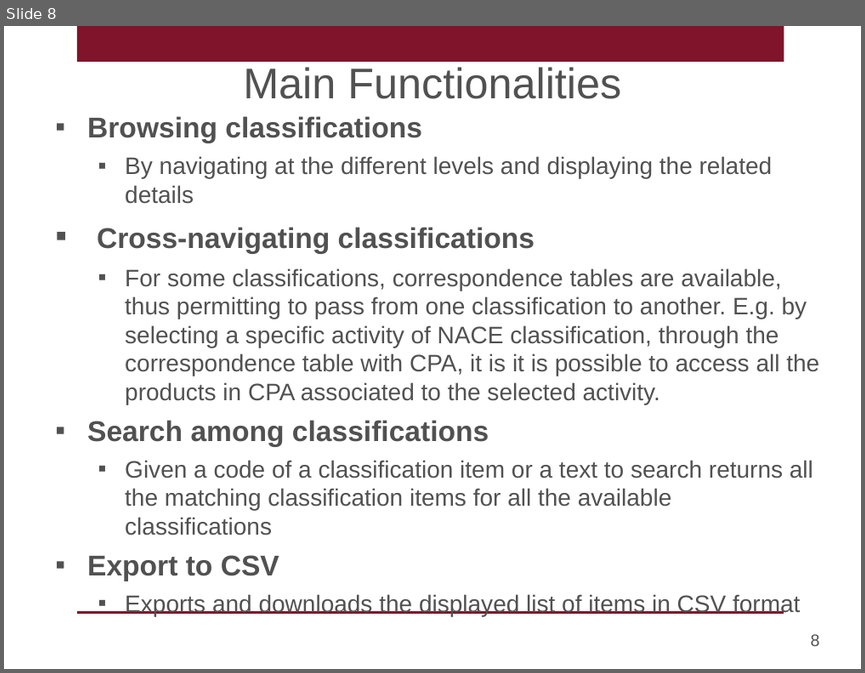
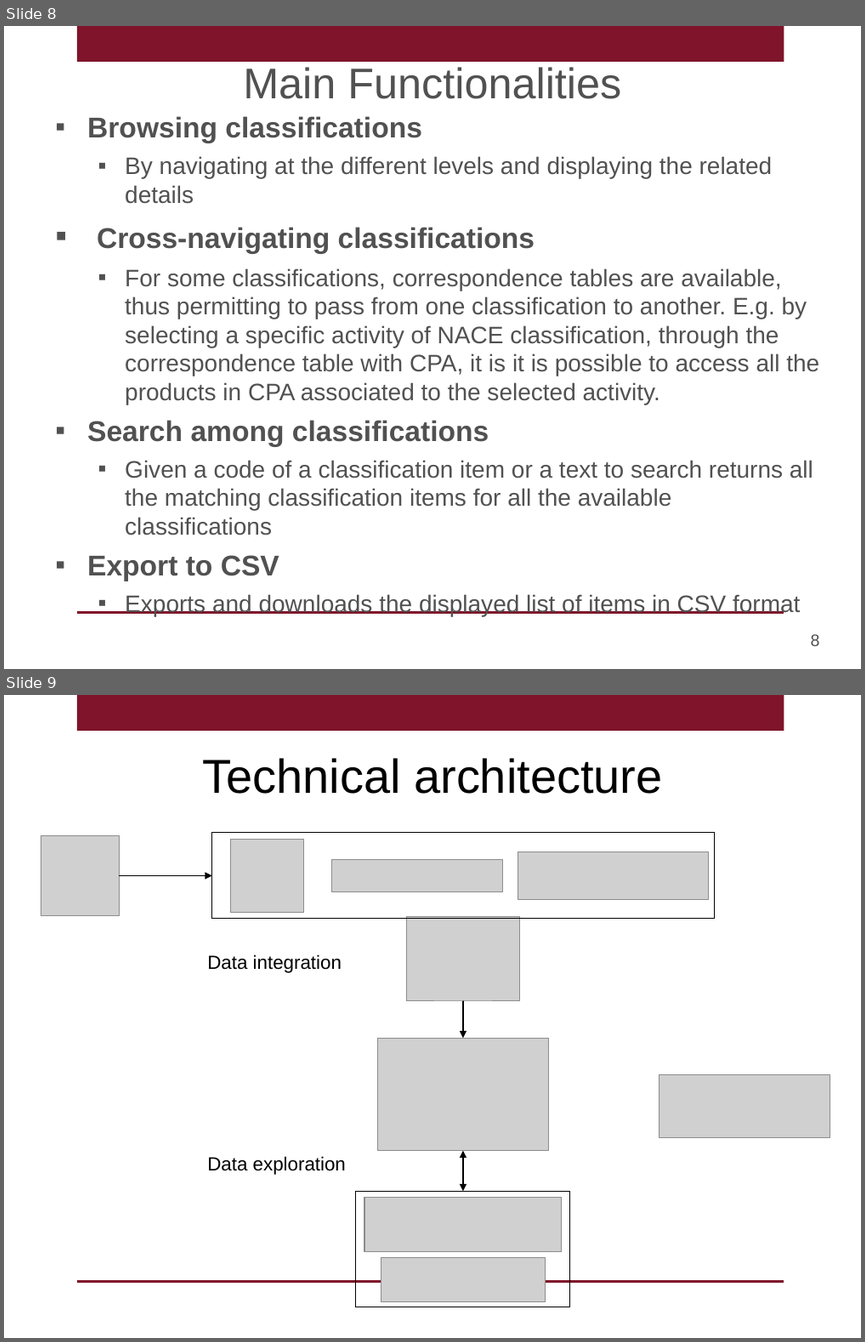
Before and after one commit to semstats/semstats.github.io, a slide deck: 2016/content/classification-explorer-navigational-querying-of-statistical-classifications/slideshow.pptx. Shown one above the other, each under a label of ours: slide 8 before the commit, slides 8 and 9 after it. The pictures are 865x673 and 865x1342 pixels, drawn with LibreOffice and Linux fonts; fonts in the diff are those of the drawing; grey boxes stand for pictures; background and template pictures are left out. Boxes give left, top, right and bottom in pixels: in the first picture for what was removed or moved away, otherwise in the second. Text is boxed around its words. In the diff, an @@ line names an element or a change of style, - is before the commit and + after.

```diff
--- a/2016/content/classification-explorer-navigational-querying-of-statistical-classifications/slideshow.pptx
+++ b/2016/content/classification-explorer-navigational-querying-of-statistical-classifications/slideshow.pptx
@@ slide 9 added at (4, 695, 861, 1338), background #FFFFFF; not listed: 2 template elements that a slide beside it also shows @@
@@ text added at (202, 758, 662, 794), 40 pt, text #000000 @@
+Technical architecture
@@ picture added at (41, 835, 119, 915) @@
@@ rectangle added at (212, 833, 715, 919), outline #000000 0.75 pt @@
@@ picture added at (230, 839, 304, 913) @@
@@ picture added at (331, 860, 503, 892) @@
@@ picture added at (518, 851, 709, 899) @@
@@ elbow arrow added from (119, 876) to (212, 876), #000000 0.85 pt @@
@@ picture added at (407, 916, 520, 1001) @@
@@ text added at (207, 954, 341, 973), 16 pt, text #000000 @@
+Data integration
@@ elbow arrow added from (463, 1001) to (463, 1038), #000000 0.85 pt @@
@@ picture added at (377, 1038, 549, 1151) @@
@@ picture added at (658, 1075, 829, 1137) @@
@@ elbow double arrow added from (463, 1151) to (463, 1191), #000000 0.85 pt @@
@@ text added at (207, 1156, 346, 1174), 16 pt, text #000000 @@
+Data exploration
@@ rectangle added at (356, 1191, 570, 1308), outline #000000 0.75 pt @@
@@ picture added at (364, 1197, 562, 1252) @@
@@ picture added at (381, 1258, 545, 1303) @@
```
Also in this commit, not shown: 1 slide changed, 1 other file.
